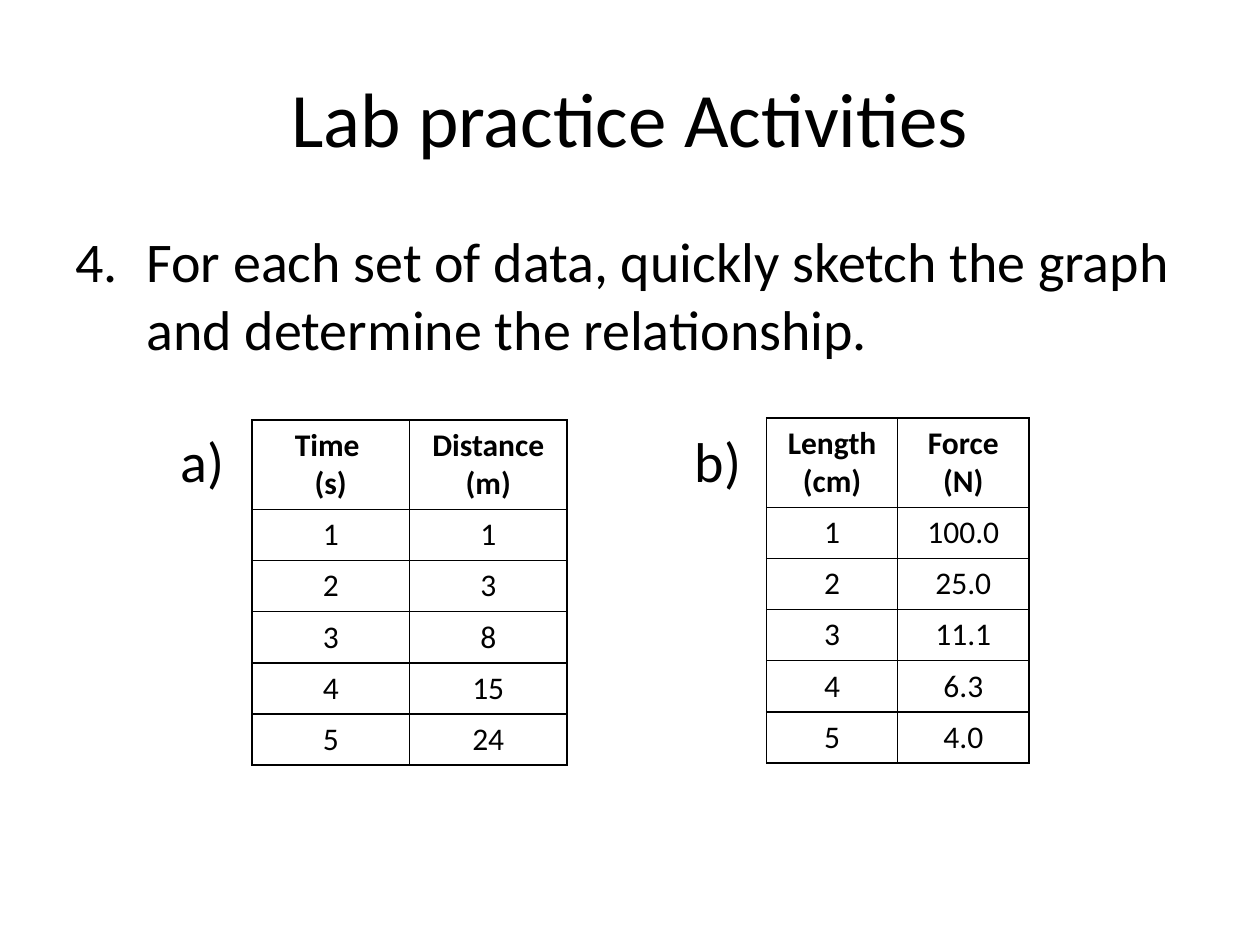
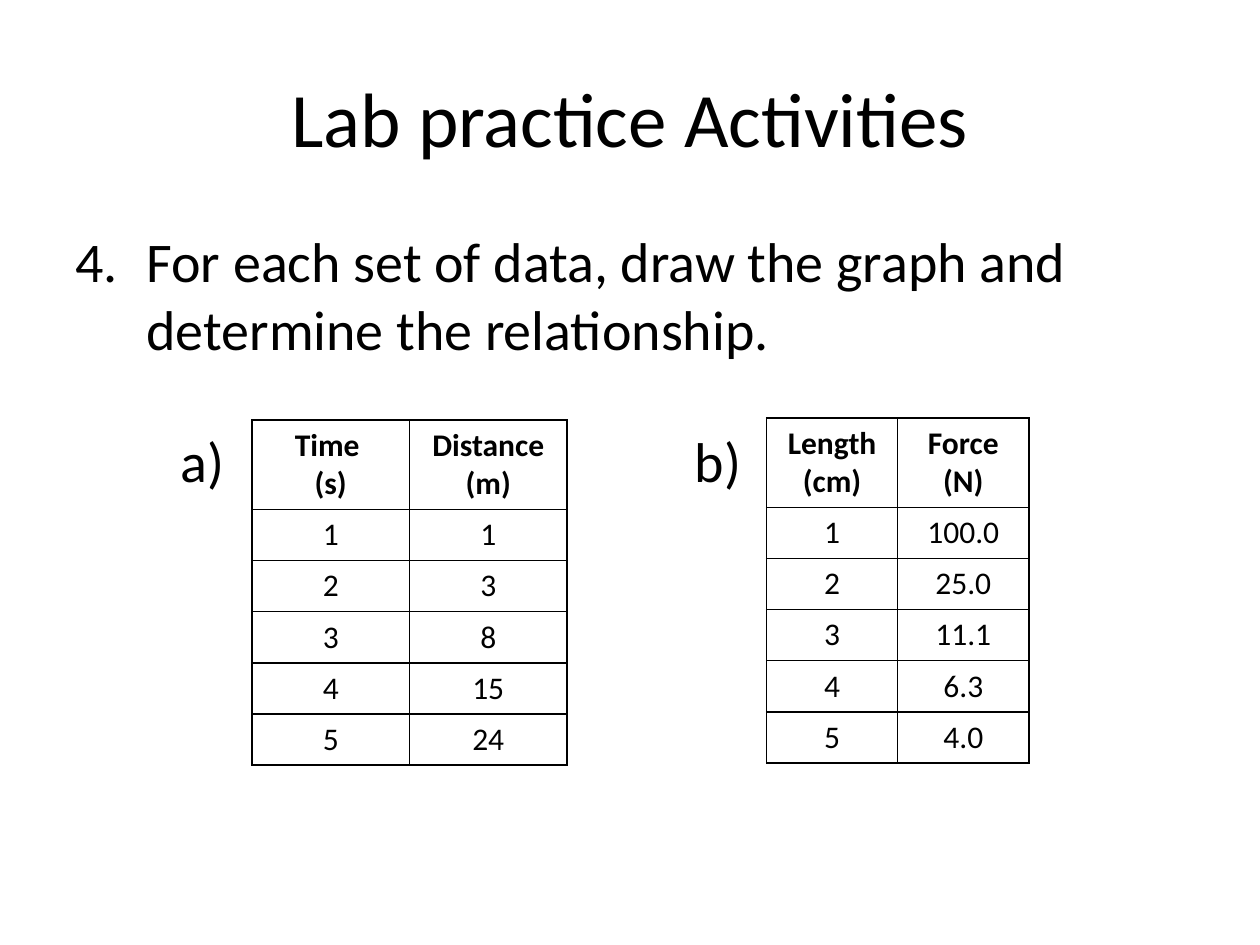
Before and after one commit to Greg5519/SPH3U0, a slide deck: slide 3 of Unit 1 Measurement Skills/Day 6 Variables And Relationships/Lab Practice Activities.pptx (slide 4 before the commit). Drawn at 1260x945 pixels with LibreOffice and Linux fonts; fonts in the diff are those of the drawing. Boxes give left, top, right and bottom in pixels: in the first picture for what was removed or moved away, otherwise in the second. Text is boxed around its words. In the diff, an @@ line names an element or a change of style, - is before the commit and + after.

```diff
--- a/Unit 1 Measurement Skills/Day 6 Variables And Relationships/Lab Practice Activities.pptx
+++ b/Unit 1 Measurement Skills/Day 6 Variables And Relationships/Lab Practice Activities.pptx
@@ text at box(146, 243, 1066, 359): text changed @@
-4. For each set of data, quickly sketch the graph and determine the relationship.
+4. For each set of data, draw the graph and determine the relationship.
```
Also in this commit, not shown: 2 slides added, 5 other files.
